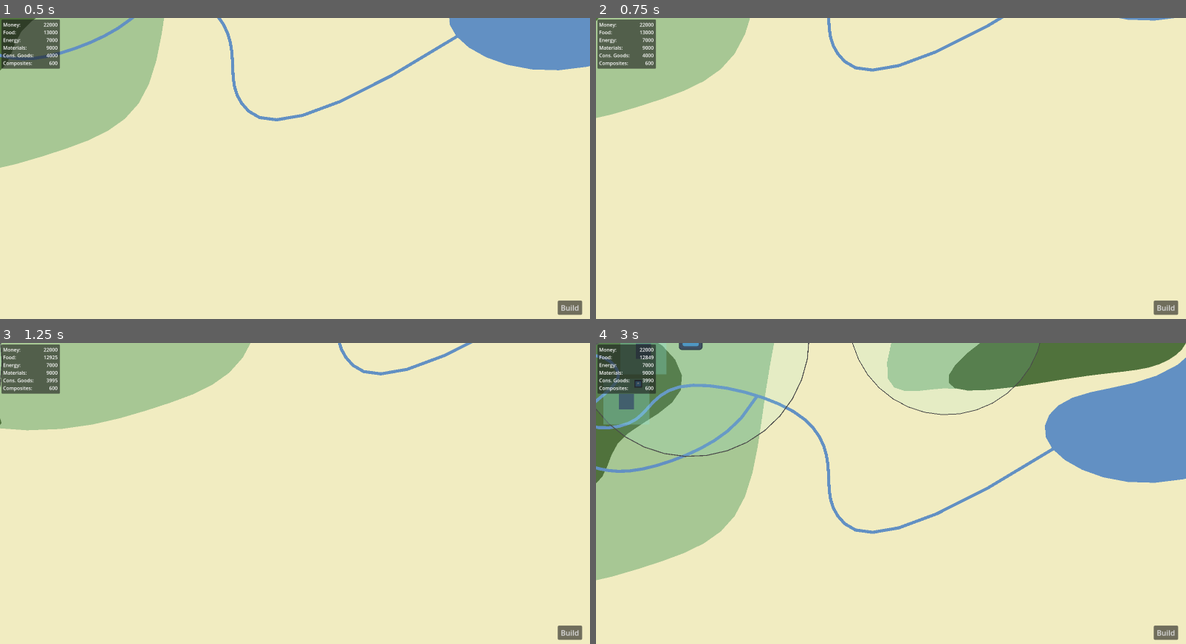
Above: before the commit, frames 1-4 (two rows, left to right).
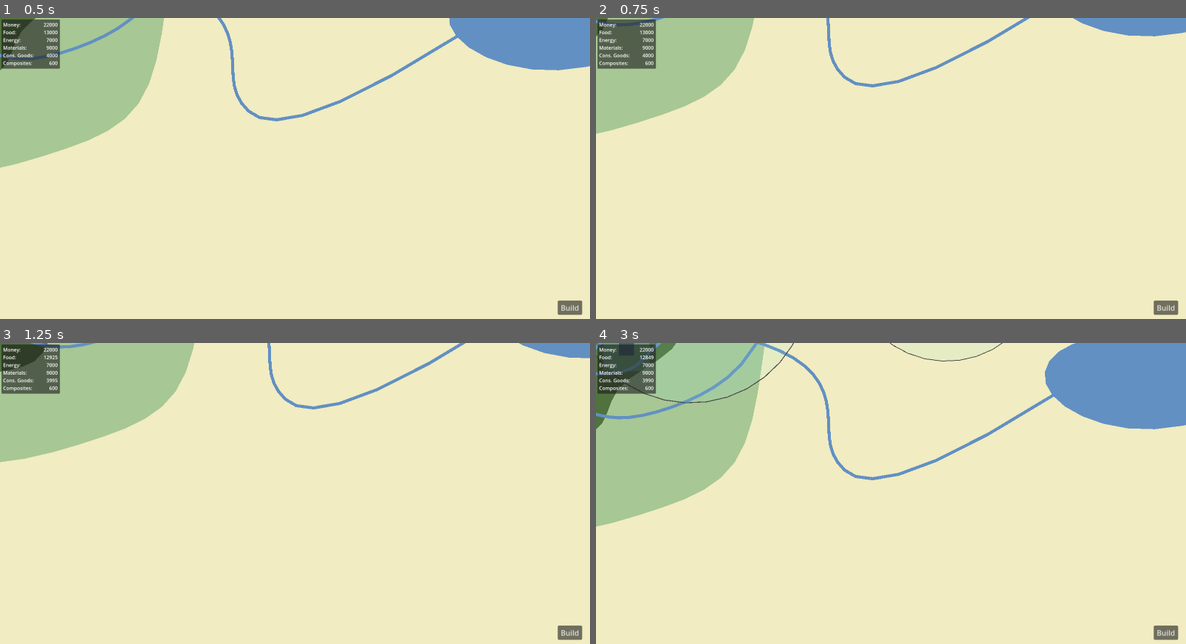
Above: after the commit, the same moments.

Repository: Novation257/Nations-Refounded
Game: Godot game, scene res://masterScene.tscn
Two runs of this game, one before a commit and one after it. Both use one fixed random seed, a clock stepped at 60 frames per second and the inputs below. The engine's default icon, where the game draws it, is replaced by a stand-in: a white triangle on a blue panel in a dark square.
Inputs (mouse positions are in pixels of both pictures, inside the frame that each line leads up to):
- Up to frame 1 (0.5 s): no input
- Up to frame 2 (0.75 s): tap Enter at 0.5 s; move the mouse to (908, 216) at 0.52 s; tap Down (CamDown) at 0.6 s; click (908, 216) at 0.67 s
- Up to frame 3 (1.25 s): tap Left (CamLeft) at 0.8 s
- Up to frame 4 (3 s): move the mouse to (773, 508) at 1.27 s; tap Left (CamLeft) at 1.35 s; click (773, 508) at 1.42 s; tap Right (CamRight) at 1.55, 2.1 s; move the mouse to (950, 427) at 2.02 s; click (950, 427) at 2.17 s; tap Up (CamUp) at 2.3, 2.85 s; move the mouse to (625, 346) at 2.77 s; click (625, 346) at 2.92 s

Frame 1 is identical in both runs. In frame 2, 3.3% of the frame differs, in the area x 0-100%, y 0-39%; in frame 3, 4.7%; in frame 4, 22%, in the area x 0-100%, y 0-79%.

Commit message:
Fixed a bug where moving the mouse rapidly would move the camera

Diff:
--- a/ClientApp/UI/cameraControls.gd
+++ b/ClientApp/UI/cameraControls.gd
@@ -5,6 +5,9 @@
 var zoom_limits:Vector2 = Vector2(.75,5)
 var mouse_starting_pos: Vector2 = Vector2(0,0)
 var camera_starting_pos: Vector2 = Vector2(0,0)
+
+var old_mpos := Vector2(0,0)
+var new_mpos := Vector2(0,0)
 
 # Changes zoom based on sensitivity and direction
 # Will keep zoom's value between specified limits
@@ -31,14 +34,13 @@
 
 # Called every frame. 'delta' is the elapsed time since the previous frame.
 func _process(delta: float) -> void:
+	new_mpos = get_global_mouse_position()
+
 	# Zoom smoothing
-	var old_mpos = get_global_mouse_position()
 	zoom = lerp(zoom, Vector2(zoom_target, zoom_target), .175)
-	var new_mpos = get_global_mouse_position()
 
-	# Panning "momentum"
-	if abs(zoom[0] - zoom_target) < .00005:
-		self.position += 1 * (new_mpos - old_mpos)
+	# Camera movement via arrow keys
+	position += Input.get_vector("CamLeft", "CamRight", "CamUp", "CamDown").normalized() * (30 * 1/zoom[0])
 
 	# Camera movement via mouse
 	# At start of click, get mouse and camera position
@@ -50,8 +52,10 @@
 		var mouse_curr_pos = get_viewport().get_mouse_position()
 		position = camera_starting_pos - (1/zoom[0])*(mouse_curr_pos - mouse_starting_pos)
 
-	# Camera movement via arrow keys
-	position += Input.get_vector("CamLeft", "CamRight", "CamUp", "CamDown").normalized() * (30 * 1/zoom[0])
+	if(abs(zoom[0] - zoom_target) > .05):
+		position += (old_mpos - new_mpos) * (12 + abs(zoom[0] - zoom_target))
+
+	old_mpos = new_mpos
 
 	return
 
--- a/ClientApp/masterScene.tscn
+++ b/ClientApp/masterScene.tscn
@@ -17,7 +17,7 @@
 position = Vector2(65.9999, 155)
 script = ExtResource("3_tiwjy")
 points = PackedVector2Array(-2433.31, -518.684, -2004.8, -716.461, -1647.84, -804.659, -1484.05, -1021.36, -987.639, -1 …(1136 unchanged characters)…
-weights = PackedFloat32Array(1, 1, 1, 1, 1, 1, 1, 1, 1, 1, 1 …(120368 unchanged characters)… 1, 1, 1, 1, 1, 1, 1, 1, 1, 1, 1, 1, 1, 1)
+weights = PackedFloat32Array(1, 1, 1, 1, 1, 1, 1, 1, 1, 1, 1 …(120368 unchanged characters)… 1, 1, 1, 1, 1, 1, 1, 1, 1, 1, 1, 1, 1, 1, 1, 1, 1, 1)
 collision_poly = NodePath("barren/CollisionPolygon2D")
 open = false
 border = false
@@ -34,7 +34,7 @@
 position = Vector2(-980, -203)
 script = ExtResource("3_tiwjy")
 points = PackedVector2Array(-243.622, -222.623, 78.9117, -640.832, 508.909, -930.005, 665.709, -836.773, 563.194, -447.16, 530.291, 35.7971, 207.751, 151.71, -248.317, 285.678, -1009.16, 55.1613, -1048.76, 258.808, -1298.16, 142.881, -1164.63, -108.98, -776.504, -20.901, -700.589, -274.256)
-weights = PackedFloat32Array(1, 1, 1, 1, 1, 1, 1, 1, 1, 1, 1 …(22817 unchanged characters)… 1, 1, 1, 1, 1, 1, 1, 1, 1, 1, 1, 1, 1, 1)
+weights = PackedFloat32Array(1, 1, 1, 1, 1, 1, 1, 1, 1, 1, 1 …(22817 unchanged characters)… 1, 1, 1, 1, 1, 1, 1, 1, 1, 1, 1, 1, 1, 1, 1, 1, 1, 1)
 collision_poly = NodePath("plains/CollisionPolygon2D")
 open = false
 border = false
@@ -51,7 +51,7 @@
 position = Vector2(-1035, -521)
 script = ExtResource("3_tiwjy")
 points = PackedVector2Array(-786.552, 194.825, -253.795, -31.4633, 173.837, -409.204, 467.833, -79.5718, 82.9648, 45.1541, 145.328, 255.406, -367.83, 258.97)
-weights = PackedFloat32Array(1, 1, 1, 1, 1, 1, 1, 1, 1, 1, 1 …(16760 unchanged characters)… 1, 1, 1, 1, 1, 1, 1, 1, 1, 1, 1, 1, 1, 1)
+weights = PackedFloat32Array(1, 1, 1, 1, 1, 1, 1, 1, 1, 1, 1 …(16760 unchanged characters)… 1, 1, 1, 1, 1, 1, 1, 1, 1, 1, 1, 1, 1, 1, 1, 1, 1, 1)
 collision_poly = NodePath("forest/CollisionPolygon2D")
 open = false
 border = false
@@ -129,7 +129,7 @@
 position = Vector2(-1735, 113)
 script = ExtResource("3_tiwjy")
 points = PackedVector2Array(-243.622, -222.623, 110.098, -223.524, 539.917, -135.425, 323.673, -36.6466, 128.786, -12.6194, 18.7378, 201.189, -274.336, 120.865)
-weights = PackedFloat32Array(1, 1, 1, 1, 1, 1, 1, 1, 1, 1, 1 …(5540 unchanged characters)… 1, 1, 1, 1, 1, 1, 1, 1, 1, 1, 1, 1, 1, 1)
+weights = PackedFloat32Array(1, 1, 1, 1, 1, 1, 1, 1, 1, 1, 1 …(5540 unchanged characters)… 1, 1, 1, 1, 1, 1, 1, 1, 1, 1, 1, 1, 1, 1, 1, 1, 1, 1)
 collision_poly = NodePath("forest/CollisionPolygon2D")
 open = false
 border = false
@@ -146,7 +146,7 @@
 position = Vector2(556, -855)
 script = ExtResource("3_tiwjy")
 points = PackedVector2Array(19.9692, -265.708, 355.59, -217.762, 478.451, -142.847, 469.461, -5.00256, 402.259, 102.07, 340.631, 91.9543, 138.782, -110.154, -244.144, 58.0143, -265.713, 259.592, -369.792, 206.203, -654.269, 288.666, -429.523, -268.705, -243.733, -340.623)
-weights = PackedFloat32Array(1, 1, 1, 1, 1, 1, 1, 1, 1, 1, 1 …(36098 unchanged characters)… 1, 1, 1, 1, 1, 1, 1, 1, 1, 1, 1, 1, 1, 1)
+weights = PackedFloat32Array(1, 1, 1, 1, 1, 1, 1, 1, 1, 1, 1 …(36098 unchanged characters)… 1, 1, 1, 1, 1, 1, 1, 1, 1, 1, 1, 1, 1, 1, 1, 1, 1, 1)
 collision_poly = NodePath("plains/CollisionPolygon2D")
 open = false
 border = false
@@ -163,7 +163,7 @@
 position = Vector2(525, -701)
 script = ExtResource("3_tiwjy")
 points = PackedVector2Array(-326.819, -35.0415, 65.0303, -257.976, 397.181, -159.042, 467.833, -79.5718, 343.181, 16.9585, 137.181, 20.9585, -388.181, 122.949)
-weights = PackedFloat32Array(1, 1, 1, 1, 1, 1, 1, 1, 1, 1, 1 …(22004 unchanged characters)… 1, 1, 1, 1, 1, 1, 1, 1, 1, 1, 1, 1, 1, 1)
+weights = PackedFloat32Array(1, 1, 1, 1, 1, 1, 1, 1, 1, 1, 1 …(22004 unchanged characters)… 1, 1, 1, 1, 1, 1, 1, 1, 1, 1, 1, 1, 1, 1, 1, 1, 1, 1)
 collision_poly = NodePath("forest/CollisionPolygon2D")
 open = false
 border = false
